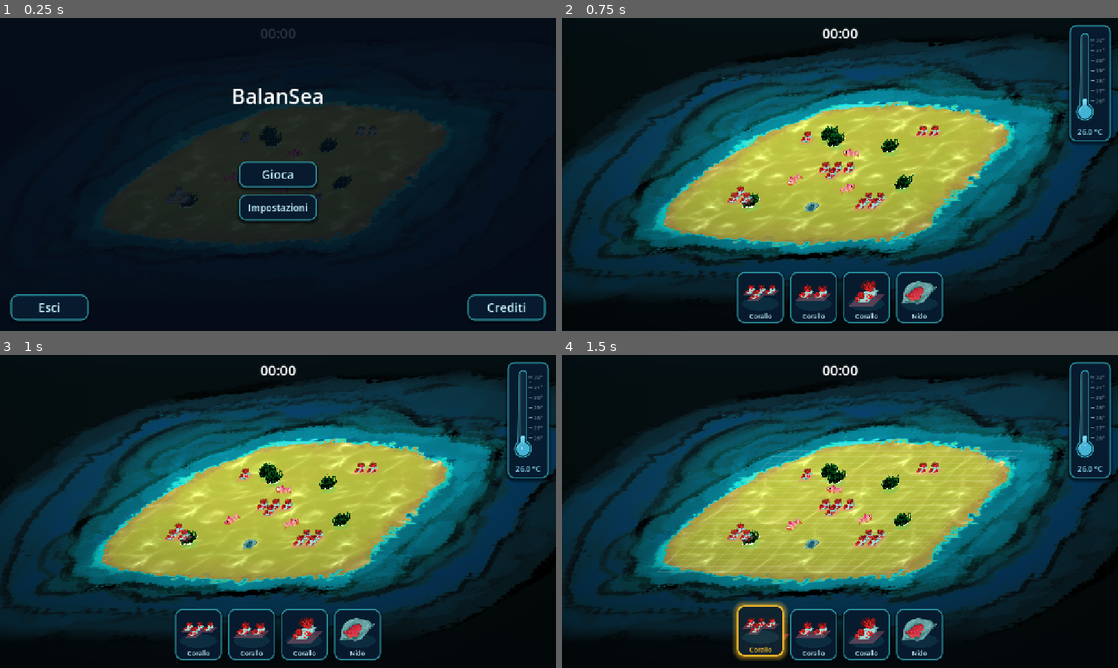
Above: before the commit, frames 1-4 (two rows, left to right).
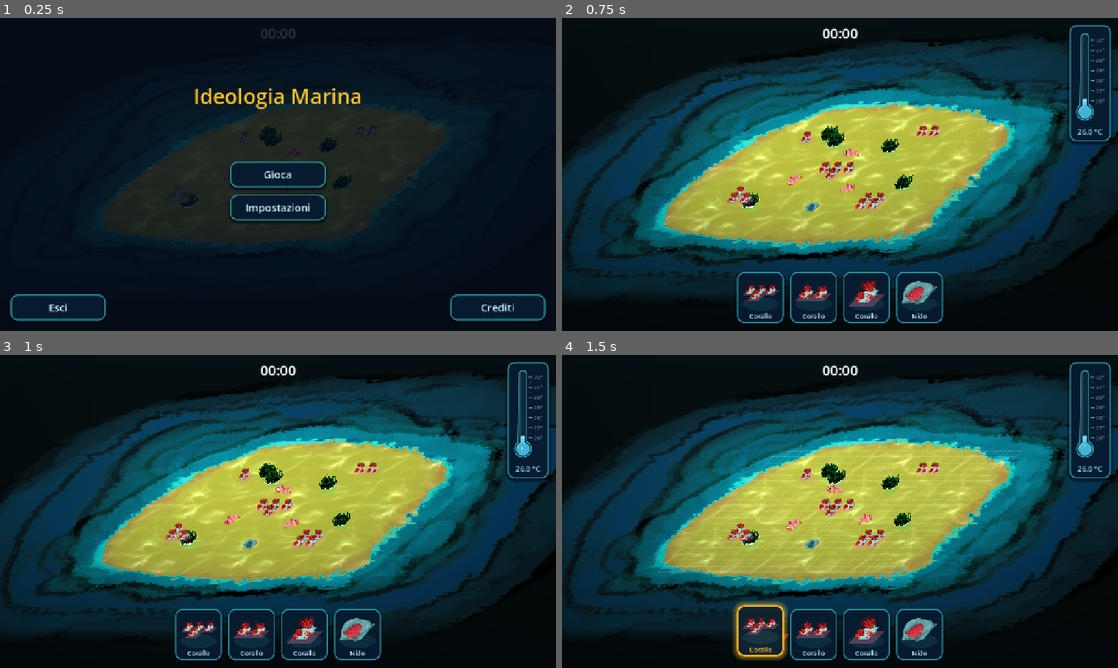
Above: after the commit, the same moments.

Repository: TakFog/rgj2026
Game: Godot game, scene res://main/main.tscn
Same seed, same stepped clock (60 frames per second), same inputs: the game is played once before the commit and once after it. Sound files missing from this copy of the repository are replaced by a short silence.
Inputs (mouse positions are in pixels of both pictures, inside the frame that each line leads up to):
- Up to frame 1 (0.25 s): no input
- Up to frame 2 (0.75 s): click "Gioca" at 0.5 s
- Up to frame 3 (1 s): no input
- Up to frame 4 (1.5 s): click (762, 633) at 1.27 s

The runs differ from the first frame. In frame 1, 2.1% of the frame differs, in the area x 7-95%, y 22-97%; in frame 2, nothing differs; in frame 3, nothing differs; in frame 4, nothing differs.

Commit message:
Unify menu styling and localize the UI to Italian

Diff:
--- a/core/debug_overlay.gd
+++ b/core/debug_overlay.gd
@@ -4,7 +4,7 @@
 ## Draws per-entity debug numbers over everything in screen space:
 ## coral oxygen/life, nest hatch time, fish state + hunger, turtle state.
 ## A fixed panel also shows temperature-dependent rates, a manual
-## temperature slider and editable feature flags.
+## temperature slider, editable debug flags and debug spawn buttons.
 
 signal enabled_changed(enabled: bool)
 
@@ -13,7 +13,7 @@
 var _labels: Dictionary = {} # Variant -> Label
 var _slider: HSlider
 var _panel_bg: ColorRect
-## Editable feature-flag toggle buttons, keyed by flag name.
+## Editable debug/feature toggle buttons, keyed by flag name.
 var _flag_buttons: Dictionary = {} # StringName -> Button
 ## Action buttons (threat spawns, Game Over), keyed by action name.
 var _spawn_buttons: Dictionary = {} # String -> Button
@@ -48,6 +48,14 @@
 const COLOR_TEMP := Color(1.0, 1.0, 1.0)
 const COLOR_DIM := Color(0.7, 0.7, 0.7)
 
+## Italian labels for the F3 panel's debug flags.
+const FLAG_NAMES := {
+	"co2_dies_on_coral": "CO2 muore sul corallo",
+	"predator_enabled": "Predatore attivo",
+	"turtle_enabled": "Tartaruga attiva",
+	"show_paths": "Mostra percorsi",
+}
+
 const ThreatSpawner := preload("res://systems/b_threat_spawner.gd")
 
 var _enabled := false
@@ -101,32 +109,32 @@
 	_flag_buttons["show_paths"] = paths
 
 	# Threat spawn buttons (debug only).
-	var spawn_co2 := _make_action_button("Spawn CO2")
+	var spawn_co2 := _make_action_button("Genera CO2")
 	spawn_co2.pressed.connect(_spawn_co2)
 	add_child(spawn_co2)
 	_spawn_buttons["co2"] = spawn_co2
 
-	var spawn_bag := _make_action_button("Spawn Bag")
+	var spawn_bag := _make_action_button("Genera busta")
 	spawn_bag.pressed.connect(_spawn_bag)
 	add_child(spawn_bag)
 	_spawn_buttons["bag"] = spawn_bag
 
-	var spawn_cyclone := _make_action_button("Spawn Cyclone")
+	var spawn_cyclone := _make_action_button("Genera ciclone")
 	spawn_cyclone.pressed.connect(_spawn_cyclone)
 	add_child(spawn_cyclone)
 	_spawn_buttons["cyclone"] = spawn_cyclone
 
-	var spawn_predator := _make_action_button("Spawn Predator")
+	var spawn_predator := _make_action_button("Genera predatore")
 	spawn_predator.pressed.connect(_spawn_predator)
 	add_child(spawn_predator)
 	_spawn_buttons["predator"] = spawn_predator
 
-	var spawn_turtle := _make_action_button("Spawn Turtle")
+	var spawn_turtle := _make_action_button("Genera tartaruga")
 	spawn_turtle.pressed.connect(_spawn_turtle)
 	add_child(spawn_turtle)
 	_spawn_buttons["turtle"] = spawn_turtle
 
-	var game_over := _make_action_button("Game Over")
+	var game_over := _make_action_button("Fine partita")
 	game_over.pressed.connect(_force_game_over)
 	add_child(game_over)
 	_spawn_buttons["game_over"] = game_over
@@ -232,7 +240,7 @@
 	var rows := _flag_buttons.size() + _spawn_buttons.size()
 	return (LINE_HEIGHT + SLIDER_HEIGHT + ROW_GAP # temperature + slider
 		+ LINE_HEIGHT * 2.0 + ROW_GAP # rates
-		+ LINE_HEIGHT # "Feature flags:" header
+		+ LINE_HEIGHT # "Flag di gioco:" header
 		+ rows * (FLAG_ROW_HEIGHT + ROW_GAP) - ROW_GAP)
 
 
@@ -258,7 +266,7 @@
 	_slider.size = Vector2(PANEL_WIDTH, SLIDER_HEIGHT)
 	_slider.value = Game.temperature
 
-	# Buttons sit below the rates section and the "Feature flags:" header.
+	# Buttons sit below the rates section and the "Flag di gioco:" header.
 	y += SLIDER_HEIGHT + ROW_GAP + LINE_HEIGHT * 2.0 + ROW_GAP + LINE_HEIGHT
 	for btn: Button in _flag_buttons.values() + _spawn_buttons.values():
 		btn.position = Vector2(x, y)
@@ -295,23 +303,23 @@
 	var y := origin.y
 
 	# --- Fixed panel: temperature ---
-	var temp_text := "T: %.2f" % Game.temperature
+	var temp_text := "Temp: %.2f" % Game.temperature
 	if Game.debug_temperature_manual:
-		temp_text += " (manual)"
+		temp_text += " (manuale)"
 	_set_label(&"_temp", temp_text, Vector2(x, y), COLOR_TEMP, wanted)
 	y += LINE_HEIGHT + SLIDER_HEIGHT + ROW_GAP
 
 	# --- Fixed panel: temperature-dependent rates ---
 	var regen := Game.by_temperature(Game.eco.coral_regen_per_sec, Game.eco.coral_regen_hot_per_sec)
-	_set_label(&"_regen", "Coral regen: %.2f/s" % regen, Vector2(x, y), COLOR_DIM, wanted)
+	_set_label(&"_regen", "Recupero corallo: %.2f/s" % regen, Vector2(x, y), COLOR_DIM, wanted)
 	y += LINE_HEIGHT
 
 	var egg_death := Game.by_temperature(Game.eco.egg_death_chance_cold, Game.eco.egg_death_chance_hot)
-	_set_label(&"_eggdeath", "Egg death: %.0f%%" % (egg_death * 100.0), Vector2(x, y), COLOR_DIM, wanted)
+	_set_label(&"_eggdeath", "Morte uova: %.0f%%" % (egg_death * 100.0), Vector2(x, y), COLOR_DIM, wanted)
 	y += LINE_HEIGHT + ROW_GAP
 
-	# --- Fixed panel: feature flags (editable, see _flag_buttons) ---
-	_set_label(&"_flags", "Feature flags:", Vector2(x, y), COLOR_TEMP, wanted)
+	# --- Fixed panel: debug flags (editable, see _flag_buttons) ---
+	_set_label(&"_flags", "Flag di gioco:", Vector2(x, y), COLOR_TEMP, wanted)
 
 	# Keep flag button labels in sync with current state (only when they change).
 	for name in _flag_buttons.keys():
@@ -344,9 +352,9 @@
 		if not _alive(nest):
 			continue
 		var id := nest.get_instance_id()
-		var text := "EMPTY"
+		var text := "VUOTO"
 		if nest.has_eggs():
-			text = "EGGS: %.1fs" % nest.eggs_time_left()
+			text = "UOVA: %.1fs" % nest.eggs_time_left()
 		var pos := _viewport_position(nest.global_position)
 		var color := COLOR_NEST if nest.has_eggs() else COLOR_NEST_EMPTY
 		_set_label(id, text, pos + OFFSET, color, wanted)
@@ -356,7 +364,7 @@
 		if not _alive(fish) or fish.brain == null:
 			continue
 		var id := fish.get_instance_id()
-		var text := "%s h:%d%%" % [_state_name(fish.brain.state), (fish.brain.hunger_ratio() * 100.0)]
+		var text := "%s fame %d%%" % [_state_name(fish.brain.state), (fish.brain.hunger_ratio() * 100.0)]
 		var pos := _viewport_position(fish.global_position)
 		_set_label(id, text, pos + OFFSET, COLOR_FISH, wanted)
 
@@ -365,7 +373,7 @@
 		if not _alive(turtle) or turtle.brain == null:
 			continue
 		var id := turtle.get_instance_id()
-		var text := "%s a:%d" % [_turtle_state_name(turtle.brain.state), turtle.brain.algae_eaten]
+		var text := "%s alghe %d" % [_turtle_state_name(turtle.brain.state), turtle.brain.algae_eaten]
 		var pos := _viewport_position(turtle.global_position)
 		_set_label(id, text, pos + OFFSET, COLOR_TURTLE, wanted)
 
@@ -376,13 +384,13 @@
 			_labels.erase(id)
 
 
-## Returns the display text for a feature flag.
+## Returns the Italian display text for a debug flag.
 func _flag_label(name: String, value: bool) -> String:
-	var pretty := name.to_upper().replace("_", " ")
-	return "%s: %s" % [pretty, "ON" if value else "OFF"]
-
-
-## Returns the current value of a feature flag by name.
+	var pretty: String = FLAG_NAMES.get(name, name.to_upper().replace("_", " "))
+	return "%s: %s" % [pretty, "SÌ" if value else "NO"]
+
+
+## Returns the current value of a debug/feature flag by name.
 func _flag_value(name: StringName) -> bool:
 	match name:
 		"co2_dies_on_coral": return Game.actors.co2_dies_on_coral
@@ -430,20 +438,20 @@
 
 func _state_name(state: int) -> String:
 	match state:
-		FishBrain.State.WANDER: return "WANDER"
-		FishBrain.State.ORDERED: return "ORDERED"
-		FishBrain.State.EATING: return "EATING"
-		FishBrain.State.FERTILIZING: return "FERTILIZING"
-		FishBrain.State.IDLE: return "IDLE"
-		FishBrain.State.SEEKING_FOOD: return "SEEKING"
+		FishBrain.State.WANDER: return "VAGA"
+		FishBrain.State.ORDERED: return "ORDINE"
+		FishBrain.State.EATING: return "MANGIA"
+		FishBrain.State.FERTILIZING: return "FECONDA"
+		FishBrain.State.IDLE: return "FERMO"
+		FishBrain.State.SEEKING_FOOD: return "CERCA CIBO"
 		_: return "?"
 
 
 func _turtle_state_name(state: int) -> String:
 	match state:
-		TurtleBrain.State.HELPING: return "HELPING"
-		TurtleBrain.State.EATING: return "EATING"
-		TurtleBrain.State.LEAVING: return "LEAVING"
+		TurtleBrain.State.HELPING: return "AIUTA"
+		TurtleBrain.State.EATING: return "MANGIA"
+		TurtleBrain.State.LEAVING: return "SE NE VA"
 		_: return "?"
 
 
--- a/systems/b_pause_controller.gd
+++ b/systems/b_pause_controller.gd
@@ -56,7 +56,7 @@
 func _build_overlay() -> Control:
 	var root := ColorRect.new()
 	root.name = "PauseOverlay"
-	root.color = Color(0, 0, 0, 0.5)
+	root.color = SeaStyle.OVERLAY_COLOR
 	root.mouse_filter = Control.MOUSE_FILTER_STOP
 	root.set_anchors_and_offsets_preset(Control.PRESET_FULL_RECT)
 	root.visible = false
@@ -71,21 +71,14 @@
 	center.add_child(_pause_box)
 
 	_pause_items = VBoxContainer.new()
-	_pause_items.add_theme_constant_override("separation", 16)
+	_pause_items.add_theme_constant_override("separation", SeaStyle.MENU_SEPARATION)
 	_pause_box.add_child(_pause_items)
 
 	var label := Label.new()
 	label.text = "PAUSA"
-	label.horizontal_alignment = HORIZONTAL_ALIGNMENT_CENTER
-	label.add_theme_font_size_override("font_size", 40)
-	label.add_theme_color_override("font_color", SeaStyle.SAND_COLOR)
+	SeaStyle.style_title(label)
 	_pause_items.add_child(label)
-
-	var divider := ColorRect.new()
-	divider.color = Color(SeaStyle.RIM_COLOR, 0.35)
-	divider.custom_minimum_size = Vector2(0, 2)
-	divider.mouse_filter = Control.MOUSE_FILTER_IGNORE
-	_pause_items.add_child(divider)
+	_pause_items.add_child(SeaStyle.divider())
 
 	var resume_btn := _add_button("Riprendi", _on_resume_pressed)
 	SeaStyle.style_highlighted_button(resume_btn)
@@ -104,12 +97,8 @@
 
 
 func _add_button(text: String, handler: Callable) -> Button:
-	var button := Button.new()
-	button.text = text
-	button.custom_minimum_size = Vector2(220, 60)
+	var button := SeaStyle.menu_button(text)
 	button.size_flags_horizontal = Control.SIZE_SHRINK_CENTER
-	button.add_theme_font_size_override("font_size", 24)
-	SeaStyle.style_button(button)
 	button.pressed.connect(handler)
 	_pause_items.add_child(button)
 	return button
--- /dev/null
+++ b/tests/unit/test_ui_localization.gd
@@ -0,0 +1,26 @@
+extends TestCase
+## Guards the player-facing language: the title and the F3 labels are Italian.
+
+func test_game_title_is_italian() -> void:
+	assert_eq(MainMenuScreen.GAME_TITLE, "Ideologia Marina")
+
+
+func test_debug_flag_labels_are_italian() -> void:
+	var overlay := DebugOverlay.new()
+	assert_eq(overlay._flag_label("predator_enabled", true), "Predatore attivo: SÌ")
+	assert_eq(overlay._flag_label("show_paths", false), "Mostra percorsi: NO")
+	overlay.free()
+
+
+func test_fish_state_labels_are_italian() -> void:
+	var overlay := DebugOverlay.new()
+	assert_eq(overlay._state_name(FishBrain.State.WANDER), "VAGA")
+	assert_eq(overlay._state_name(FishBrain.State.SEEKING_FOOD), "CERCA CIBO")
+	overlay.free()
+
+
+func test_turtle_state_labels_are_italian() -> void:
+	var overlay := DebugOverlay.new()
+	assert_eq(overlay._turtle_state_name(TurtleBrain.State.HELPING), "AIUTA")
+	assert_eq(overlay._turtle_state_name(TurtleBrain.State.LEAVING), "SE NE VA")
+	overlay.free()
--- a/ui/b_game_over.gd
+++ b/ui/b_game_over.gd
@@ -15,7 +15,7 @@
 
 func _ready() -> void:
 	process_mode = Node.PROCESS_MODE_ALWAYS
-	color = Color(0.02, 0.05, 0.1, 0.85)
+	color = SeaStyle.OVERLAY_COLOR
 	mouse_filter = Control.MOUSE_FILTER_STOP
 	set_anchors_and_offsets_preset(Control.PRESET_FULL_RECT)
 	visible = false
@@ -29,29 +29,21 @@
 	center.add_child(card)
 
 	var box := VBoxContainer.new()
-	box.add_theme_constant_override("separation", 16)
+	box.add_theme_constant_override("separation", SeaStyle.MENU_SEPARATION)
 	card.add_child(box)
 
-	_add_label(box, TITLE, 40, SeaStyle.SAND_COLOR)
-
-	var divider := ColorRect.new()
-	divider.color = Color(SeaStyle.RIM_COLOR, 0.35)
-	divider.custom_minimum_size = Vector2(0, 2)
-	divider.mouse_filter = Control.MOUSE_FILTER_IGNORE
-	box.add_child(divider)
+	_add_label(box, TITLE, SeaStyle.TITLE_FONT_SIZE, SeaStyle.SAND_COLOR)
+	box.add_child(SeaStyle.divider())
 
 	# Caption and time sit tight together, as one block.
 	var score := VBoxContainer.new()
 	score.add_theme_constant_override("separation", 0)
 	box.add_child(score)
-	_add_label(score, CAPTION, 24, SeaStyle.CAPTION_COLOR)
-	_time = _add_label(score, Hud.format_time(0.0), 48, Color.WHITE)
+	_add_label(score, CAPTION, SeaStyle.BODY_FONT_SIZE, SeaStyle.CAPTION_COLOR)
+	_time = _add_label(score, Hud.format_time(0.0), SeaStyle.HERO_TITLE_FONT_SIZE, Color.WHITE)
 
-	var restart := Button.new()
-	restart.text = "Ricomincia"
-	restart.custom_minimum_size = Vector2(220, 60)
+	var restart := SeaStyle.menu_button("Ricomincia")
 	restart.size_flags_horizontal = Control.SIZE_SHRINK_CENTER
-	restart.add_theme_font_size_override("font_size", 24)
 	SeaStyle.style_highlighted_button(restart)
 	restart.pressed.connect(_on_restart_pressed)
 	box.add_child(restart)
--- a/ui/b_main_menu.gd
+++ b/ui/b_main_menu.gd
@@ -5,10 +5,15 @@
 ## screen, Credits bottom right, Exit bottom left (Exit hidden in web builds).
 ## Works while the tree is paused; clicking Play unpauses and hides the menu.
 
-const BUTTON_SIZE := Vector2(180.0, 60.0)
+const BUTTON_SIZE := SeaStyle.BUTTON_SIZE
 const SCREEN_MARGIN := 24.0
 const TITLE_HEIGHT := 80.0
 const TITLE_Y_FRACTION := 0.25
+
+## Player-facing name and credits, kept in one place so the title screen and
+## the credits panel cannot drift apart.
+const GAME_TITLE := "Ideologia Marina"
+const CREDITS_TEXT := "Un gestionale di barriera corallina.\nTema del game jam: SUBIRE.\n\nRealizzato con Godot 4.7.2."
 
 signal play_pressed
 signal exit_pressed
@@ -27,7 +32,7 @@
 
 func _ready() -> void:
 	process_mode = Node.PROCESS_MODE_ALWAYS
-	color = Color(0.02, 0.05, 0.1, 0.85)
+	color = SeaStyle.OVERLAY_COLOR
 	mouse_filter = Control.MOUSE_FILTER_STOP
 	set_anchors_and_offsets_preset(Control.PRESET_FULL_RECT)
 	visible = true
@@ -78,10 +83,9 @@
 
 	# Title across the full width, vertically centred on 1/4 of the screen.
 	var title := Label.new()
-	title.text = "BalanSea"
-	title.horizontal_alignment = HORIZONTAL_ALIGNMENT_CENTER
+	title.text = GAME_TITLE
+	SeaStyle.style_title(title, SeaStyle.HERO_TITLE_FONT_SIZE)
 	title.vertical_alignment = VERTICAL_ALIGNMENT_CENTER
-	title.add_theme_font_size_override("font_size", 48)
 	title.mouse_filter = Control.MOUSE_FILTER_IGNORE
 	panel.add_child(title)
 	title.anchor_left = 0.0
@@ -105,14 +109,13 @@
 
 	# Settings, just below Play.
 	var settings_btn := _button("Impostazioni")
-	settings_btn.add_theme_font_size_override("font_size", 22)
 	settings_btn.pressed.connect(_on_settings_pressed)
 	panel.add_child(settings_btn)
 	settings_btn.set_anchors_preset(Control.PRESET_CENTER)
 	settings_btn.offset_left = -BUTTON_SIZE.x * 0.5
 	settings_btn.offset_right = BUTTON_SIZE.x * 0.5
-	settings_btn.offset_top = BUTTON_SIZE.y * 0.5 + 16.0
-	settings_btn.offset_bottom = BUTTON_SIZE.y * 1.5 + 16.0
+	settings_btn.offset_top = BUTTON_SIZE.y * 0.5 + SeaStyle.MENU_SEPARATION
+	settings_btn.offset_bottom = BUTTON_SIZE.y * 1.5 + SeaStyle.MENU_SEPARATION
 
 	# Exit, bottom left of the screen.
 	var exit_btn := _button("Esci")
@@ -150,17 +153,28 @@
 	center.set_anchors_and_offsets_preset(Control.PRESET_FULL_RECT)
 	panel.add_child(center)
 
+	# Credits use the same sea card as pause, settings and game over.
+	var card := PanelContainer.new()
+	card.add_theme_stylebox_override("panel", SeaStyle.panel_box())
+	center.add_child(card)
+
 	var box := VBoxContainer.new()
-	box.add_theme_constant_override("separation", 16)
-	center.add_child(box)
+	box.add_theme_constant_override("separation", SeaStyle.MENU_SEPARATION)
+	card.add_child(box)
+
+	var title := Label.new()
+	title.text = GAME_TITLE
+	SeaStyle.style_title(title)
+	box.add_child(title)
+	box.add_child(SeaStyle.divider())
 
 	var credits := Label.new()
-	credits.text = "BalanSea\n\nUn gestionale di barriera corallina.\nTema del game jam: SUBIRE.\n\nRealizzato con Godot 4.7.2."
-	credits.horizontal_alignment = HORIZONTAL_ALIGNMENT_CENTER
-	credits.add_theme_font_size_override("font_size", 24)
+	credits.text = CREDITS_TEXT
+	SeaStyle.style_body(credits)
 	box.add_child(credits)
 
 	var back_btn := _button("Indietro")
+	back_btn.size_flags_horizontal = Control.SIZE_SHRINK_CENTER
 	back_btn.pressed.connect(_on_back_pressed)
 	box.add_child(back_btn)
 
@@ -168,12 +182,7 @@
 
 
 func _button(text: String) -> Button:
-	var btn := Button.new()
-	btn.text = text
-	btn.custom_minimum_size = BUTTON_SIZE
-	btn.add_theme_font_size_override("font_size", 28)
-	SeaStyle.style_button(btn)
-	return btn
+	return SeaStyle.menu_button(text)
 
 
 func _on_play_pressed() -> void:
--- a/ui/b_settings_panel.gd
+++ b/ui/b_settings_panel.gd
@@ -11,7 +11,6 @@
 const LABEL_WIDTH := 90.0
 const SLIDER_WIDTH := 260.0
 const VALUE_WIDTH := 56.0
-const BUTTON_SIZE := Vector2(180.0, 60.0)
 
 var _music_slider: HSlider
 var _effects_slider: HSlider
@@ -33,30 +32,19 @@
 	center.add_child(card)
 
 	var box := VBoxContainer.new()
-	box.add_theme_constant_override("separation", 18)
+	box.add_theme_constant_override("separation", SeaStyle.MENU_SEPARATION)
 	card.add_child(box)
 
 	var title := Label.new()
 	title.text = "Impostazioni"
-	title.horizontal_alignment = HORIZONTAL_ALIGNMENT_CENTER
-	title.add_theme_font_size_override("font_size", 36)
-	title.add_theme_color_override("font_color", SeaStyle.SAND_COLOR)
+	SeaStyle.style_title(title)
 	box.add_child(title)
-
-	var divider := ColorRect.new()
-	divider.color = Color(SeaStyle.RIM_COLOR, 0.35)
-	divider.custom_minimum_size = Vector2(0, 2)
-	divider.mouse_filter = Control.MOUSE_FILTER_IGNORE
-	box.add_child(divider)
+	box.add_child(SeaStyle.divider())
 
 	_music_slider = _add_volume_row(box, "Musica")
 	_effects_slider = _add_volume_row(box, "Effetti")
 
-	var back := Button.new()
-	back.text = "Indietro"
-	back.custom_minimum_size = BUTTON_SIZE
-	back.add_theme_font_size_override("font_size", 28)
-	SeaStyle.style_button(back)
+	var back := SeaStyle.menu_button("Indietro")
 	back.size_flags_horizontal = Control.SIZE_SHRINK_CENTER
 	back.pressed.connect(_on_back_pressed)
 	box.add_child(back)
@@ -72,7 +60,7 @@
 	var label := Label.new()
 	label.text = text
 	label.custom_minimum_size.x = LABEL_WIDTH
-	label.add_theme_font_size_override("font_size", 22)
+	label.add_theme_font_size_override("font_size", SeaStyle.BODY_FONT_SIZE)
 	label.add_theme_color_override("font_color", SeaStyle.CAPTION_COLOR)
 	row.add_child(label)
 
@@ -90,7 +78,7 @@
 	var value := Label.new()
 	value.custom_minimum_size.x = VALUE_WIDTH
 	value.horizontal_alignment = HORIZONTAL_ALIGNMENT_RIGHT
-	value.add_theme_font_size_override("font_size", 22)
+	value.add_theme_font_size_override("font_size", SeaStyle.BODY_FONT_SIZE)
 	value.add_theme_color_override("font_color", SeaStyle.SAND_COLOR)
 	row.add_child(value)
 
--- a/ui/sea_style.gd
+++ b/ui/sea_style.gd
@@ -18,6 +18,19 @@
 const PANEL_PADDING := Vector2(40, 32)
 const TRACK_HEIGHT := 8
 const GRABBER_RADIUS := 11
+
+## Shared menu typography and layout. Screens use these instead of their own
+## near-duplicate sizes, so title, pause, settings, credits and game over match.
+const HERO_TITLE_FONT_SIZE := 48
+const TITLE_FONT_SIZE := 40
+const BODY_FONT_SIZE := 22
+const BUTTON_FONT_SIZE := 24
+const BUTTON_SIZE := Vector2(220, 60)
+const MENU_SEPARATION := 16
+## Same translucent navy backdrop for every full-screen menu overlay.
+const OVERLAY_COLOR := Color(0.02, 0.05, 0.1, 0.85)
+## Divider under a menu title: a thin aqua line at 35 % opacity.
+const DIVIDER_COLOR := Color(0.25, 0.85, 0.9, 0.35)
 
 
 ## Rounded card box: navy fill, aqua rim at `rim_alpha`, soft drop shadow.
@@ -44,6 +57,39 @@
 	box.content_margin_top = PANEL_PADDING.y
 	box.content_margin_bottom = PANEL_PADDING.y
 	return box
+
+
+## Applies the shared menu-title look (sand, centred) at `font_size`.
+static func style_title(label: Label, font_size := TITLE_FONT_SIZE) -> void:
+	label.horizontal_alignment = HORIZONTAL_ALIGNMENT_CENTER
+	label.add_theme_font_size_override("font_size", font_size)
+	label.add_theme_color_override("font_color", SAND_COLOR)
+
+
+## Applies the shared menu-body look (caption colour, centred) at `font_size`.
+static func style_body(label: Label, font_size := BODY_FONT_SIZE) -> void:
+	label.horizontal_alignment = HORIZONTAL_ALIGNMENT_CENTER
+	label.add_theme_font_size_override("font_size", font_size)
+	label.add_theme_color_override("font_color", CAPTION_COLOR)
+
+
+## The thin aqua divider used under every menu title.
+static func divider() -> ColorRect:
+	var line := ColorRect.new()
+	line.color = DIVIDER_COLOR
+	line.custom_minimum_size = Vector2(0, 2)
+	line.mouse_filter = Control.MOUSE_FILTER_IGNORE
+	return line
+
+
+## A standard menu button: shared size, font size and sea-card styling.
+static func menu_button(text: String) -> Button:
+	var button := Button.new()
+	button.text = text
+	button.custom_minimum_size = BUTTON_SIZE
+	button.add_theme_font_size_override("font_size", BUTTON_FONT_SIZE)
+	style_button(button)
+	return button
 
 
 ## Restyles a Button as a sea card: aqua glow on hover, sand rim when pressed.
Not shown, added: tests/unit/test_ui_localization.gd.uid
